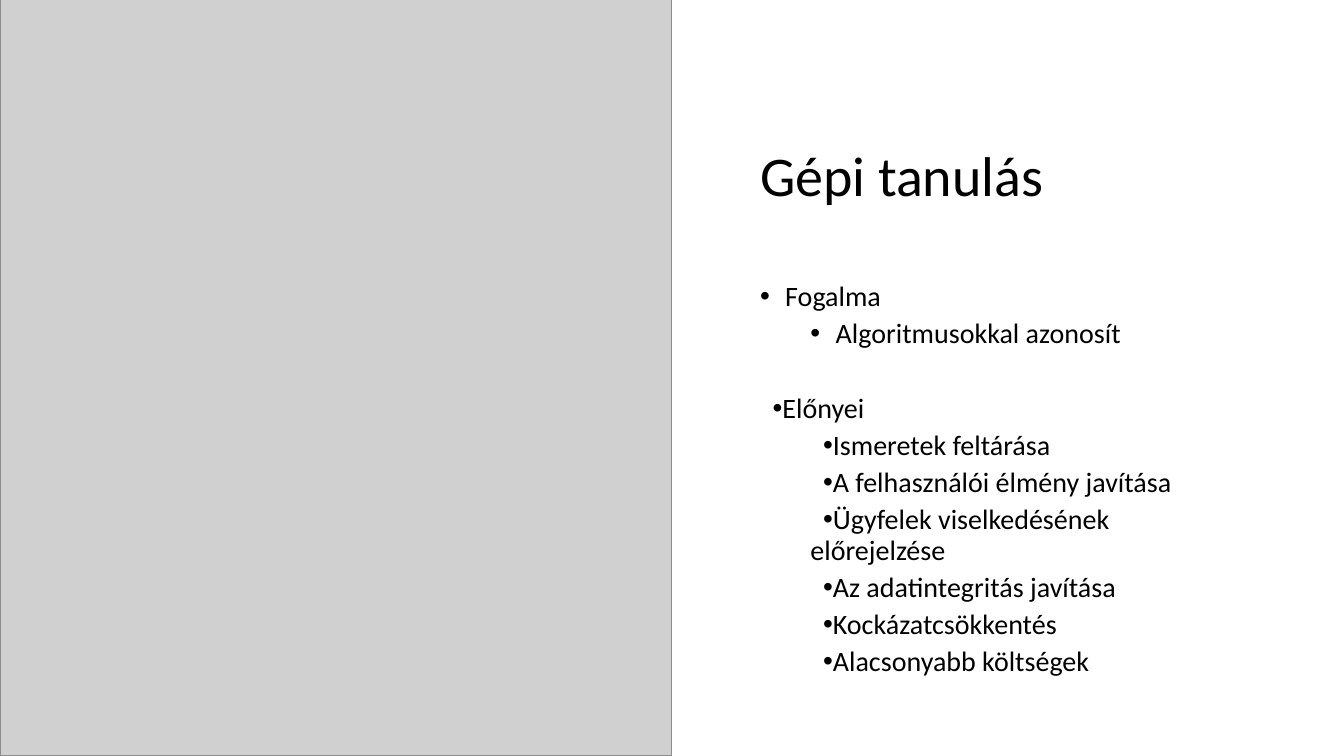
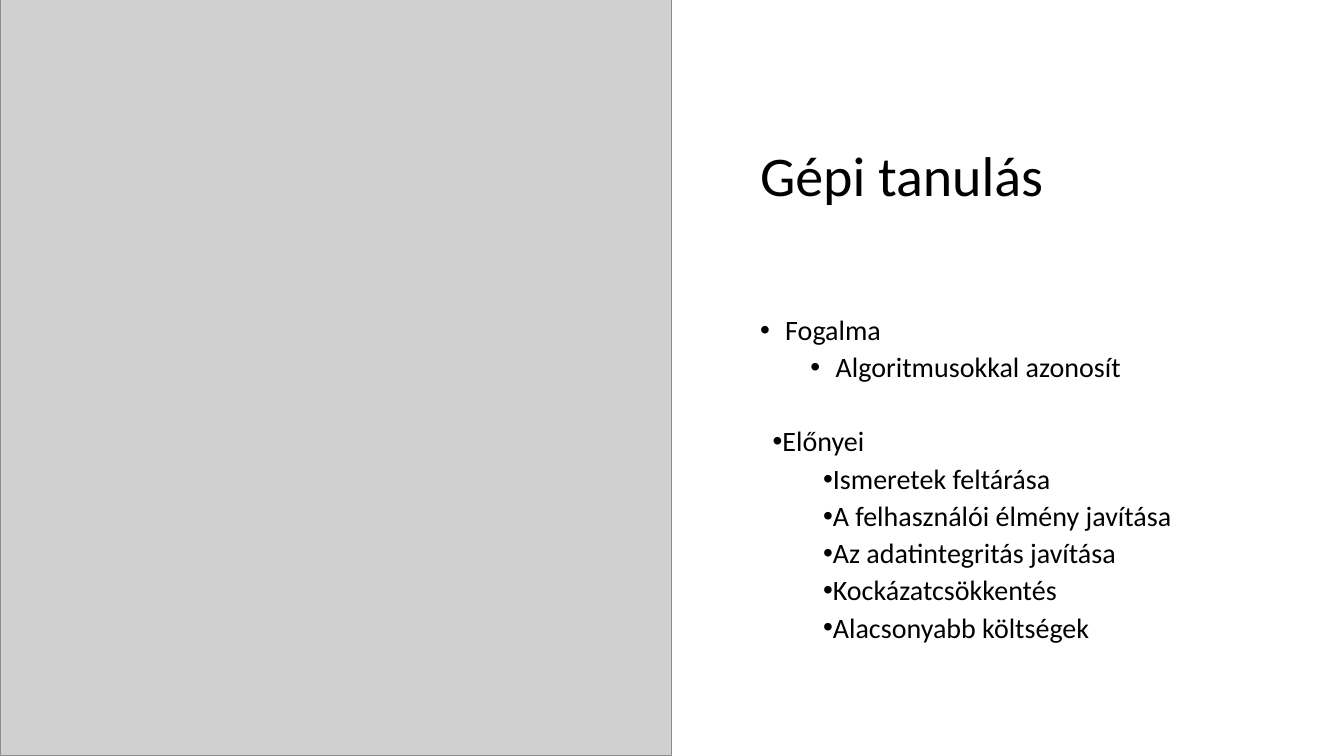
Before and after one commit to peterdaviid/ai-ppt, a slide deck: slide 9 of ai ppt.pptx. Drawn at 1344x756 pixels with LibreOffice and Linux fonts; fonts in the diff are those of the drawing; grey boxes stand for pictures. Boxes give left, top, right and bottom in pixels: in the first picture for what was removed or moved away, otherwise in the second. Text is boxed around its words. In the diff, an @@ line names an element or a change of style, - is before the commit and + after.

Commit message:
KÉSZ
Rafi: Fajták, történet
Dávid: Formázás, animációk
Szilárd: Gépi tanulás

```diff
--- a/ai ppt.pptx
+++ b/ai ppt.pptx
@@ text at (810,506,1109,565): paragraph removed @@
-    • Ügyfelek viselkedésének előrejelzése
```
Also in this commit, not shown: 2 other slides changed.
